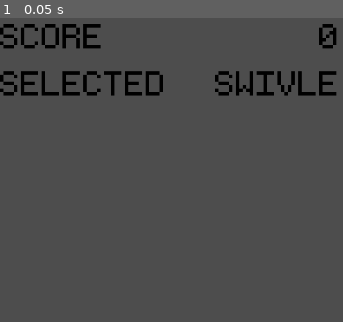
Above: before the commit, frame 1.
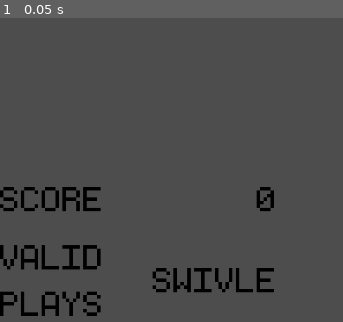
Above: after the commit, the same moment.

Repository: lohchness/Swivle
Game: Godot game, scene res://scenes/game_summary.tscn
Two runs of this game, one before a commit and one after it. Both use one fixed random seed, a clock stepped at 60 frames per second and the inputs below. This scene is started directly instead of the project's main scene.
Inputs:
- Up to frame 1 (0.05 s): no input

The runs differ from the first frame. In frame 1, 8.2% of the frame differs, in the area x 0-99%, y 1-99%.

Commit message:
refactor: summary resizes according to list of valid words

Diff:
--- a/scenes/game_summary.tscn
+++ b/scenes/game_summary.tscn
@@ -3,22 +3,29 @@
 [ext_resource type="FontFile" uid="uid://cdlnld13sd0o2" path="res://assets/monogram.ttf" id="1_i0gj5"]
 [ext_resource type="Script" uid="uid://b1u5d8bt2u03s" path="res://scripts/game_summary.gd" id="1_k0jbl"]
 
-[node name="GameSummary" type="GridContainer"]
-offset_right = 334.0
-offset_bottom = 132.0
+[node name="CenterContainer" type="CenterContainer"]
+offset_top = 235.0
+offset_right = 150.0
+offset_bottom = 235.0
+
+[node name="GameSummary" type="GridContainer" parent="."]
+layout_mode = 2
+size_flags_horizontal = 6
+size_flags_vertical = 6
 mouse_filter = 2
 theme_override_constants/h_separation = 70
+theme_override_constants/v_separation = 20
 columns = 2
 script = ExtResource("1_k0jbl")
 
-[node name="ScoreLabel" type="Label" parent="."]
+[node name="ScoreLabel" type="Label" parent="GameSummary"]
 layout_mode = 2
 theme_override_colors/font_color = Color(0, 0, 0, 1)
 theme_override_fonts/font = ExtResource("1_i0gj5")
 theme_override_font_sizes/font_size = 80
 text = "SCORE"
 
-[node name="Score" type="Label" parent="."]
+[node name="Score" type="Label" parent="GameSummary"]
 layout_mode = 2
 theme_override_colors/font_color = Color(0, 0, 0, 1)
 theme_override_fonts/font = ExtResource("1_i0gj5")
@@ -26,14 +33,15 @@
 text = "0"
 horizontal_alignment = 2
 
-[node name="WordLabel" type="Label" parent="."]
+[node name="WordLabel" type="Label" parent="GameSummary"]
 layout_mode = 2
 theme_override_colors/font_color = Color(0, 0, 0, 1)
 theme_override_fonts/font = ExtResource("1_i0gj5")
 theme_override_font_sizes/font_size = 80
-text = "SELECTED"
+text = "VALID
+PLAYS"
 
-[node name="Word" type="Label" parent="."]
+[node name="Word" type="Label" parent="GameSummary"]
 layout_mode = 2
 theme_override_colors/font_color = Color(0, 0, 0, 1)
 theme_override_fonts/font = ExtResource("1_i0gj5")
